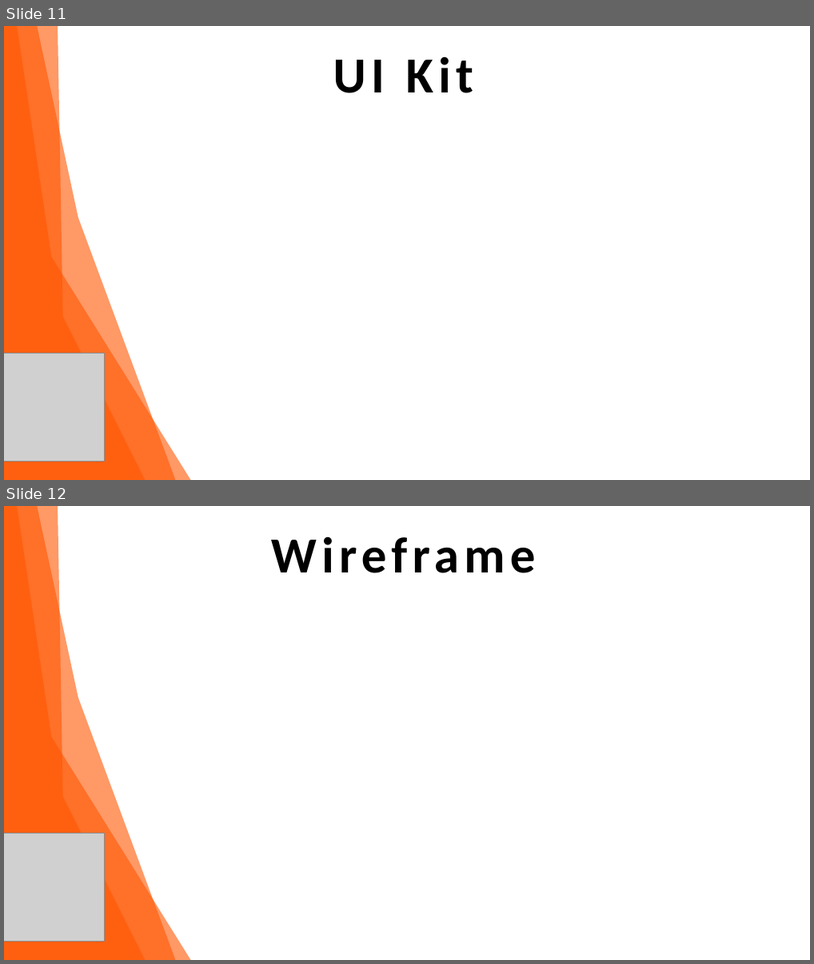
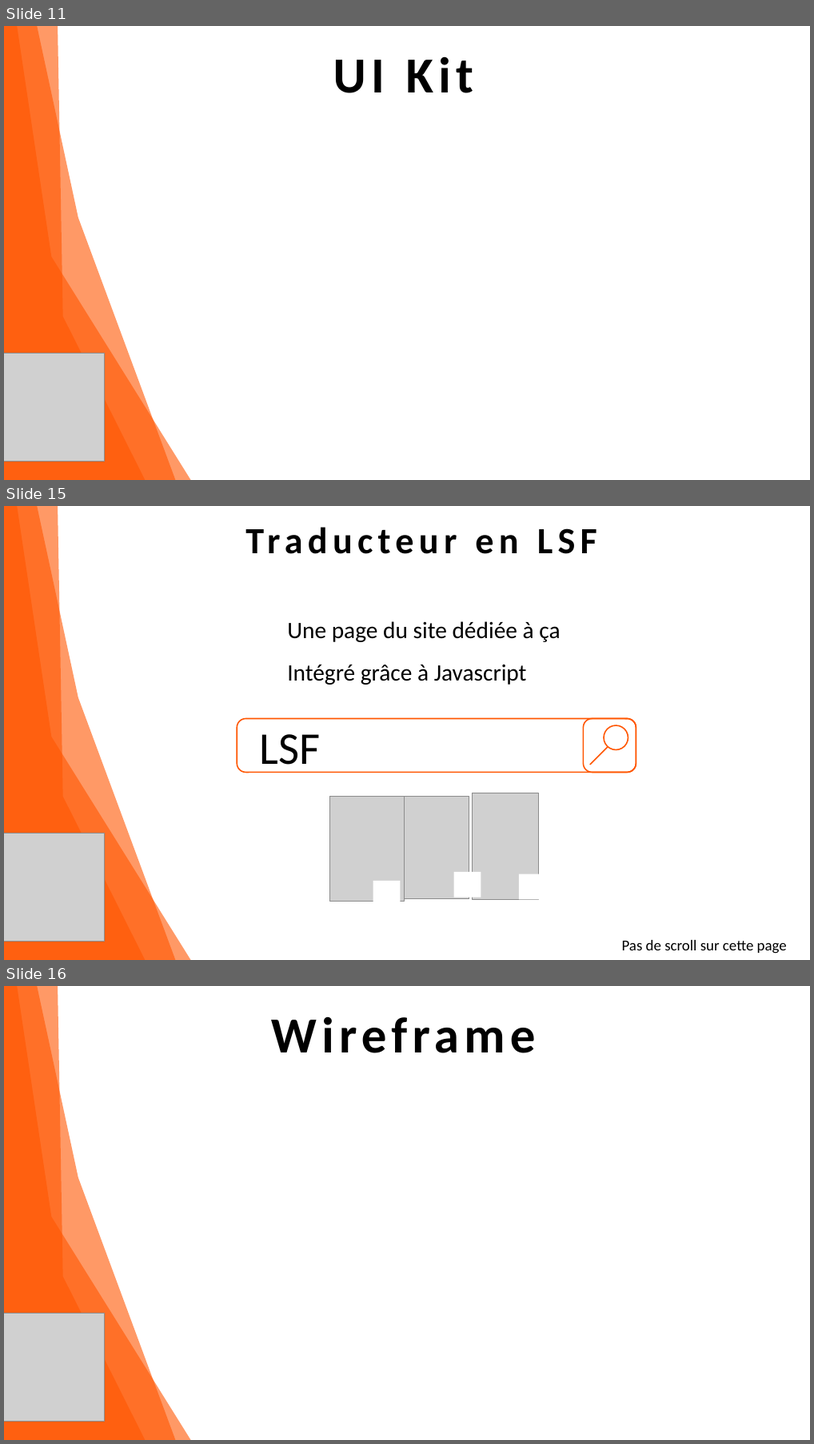
Before and after one commit to Nicolasmaes/a11e, a slide deck: dossier-conception/dossier-conception-a11e-v2.pptx. Shown one above the other, each under a label of ours: slides 11 and 12 before the commit, slides 11, 15 and 16 after it; the slides between them are not shown. The pictures are 814x964 and 814x1444 pixels, drawn with LibreOffice and Linux fonts; fonts in the diff are those of the drawing; grey boxes stand for pictures. Boxes give left, top, right and bottom in pixels: in the first picture for what was removed or moved away, otherwise in the second. Text is boxed around its words. In the diff, an @@ line names an element or a change of style, - is before the commit and + after.

```diff
--- a/dossier-conception/dossier-conception-a11e-v2.pptx
+++ b/dossier-conception/dossier-conception-a11e-v2.pptx
@@ slide 15 added at [4, 506, 810, 960], background #FFFFFF @@
@@ freeform shape added at [4, 506, 177, 960], fill #FF5600 at 60% opacity @@
@@ freeform shape added at [4, 506, 196, 960], fill #FF5600 at 60% opacity @@
@@ freeform shape added at [4, 506, 149, 960], fill #FF5600 at 60% opacity @@
@@ text added at [73, 513, 772, 564], 44 pt, text #000000, bold @@
+Traducteur en LSF
@@ text added at [287, 621, 560, 684], 28 pt, text #000000 @@
+Une page du site dédiée à ça
+Intégré grâce à Javascript
@@ rounded rectangle added at [237, 718, 636, 772], outline #FF5600 1.5 pt @@
@@ rounded rectangle added at [583, 718, 636, 772], outline #FF5600 1.5 pt @@
@@ text added at [260, 734, 321, 772], 54 pt, text #000000 @@
+LSF
@@ ellipse added at [604, 725, 628, 749], outline #FF5600 1.5 pt @@
@@ line added from (590, 764) to (608, 747), #FF5600 1.5 pt @@
@@ picture added at [472, 792, 538, 900] @@
@@ picture added at [330, 796, 404, 901] @@
@@ picture added at [405, 796, 470, 898] @@
@@ picture added at [4, 832, 105, 940] @@
@@ rectangle added at [374, 880, 401, 906], fill #FFFFFF @@
@@ rectangle added at [454, 872, 482, 896], fill #FFFFFF @@
@@ rectangle added at [519, 874, 546, 900], fill #FFFFFF @@
@@ text added at [622, 940, 787, 953], 18 pt, text #000000 @@
+Pas de scroll sur cette page
@@ what was slide 12 is now slide 16 @@
```
Also in this commit, not shown: 2 slides changed, 3 other slides added, 6 other files.
